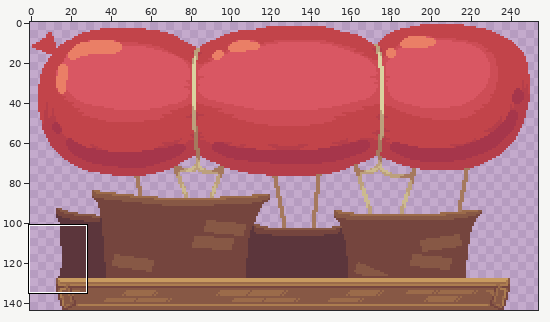
File history of a pixel-art file, gfx/zeppelin.aseprite. Above, an overview of the earlier version with the close-up marked.
Close-up. Old version:
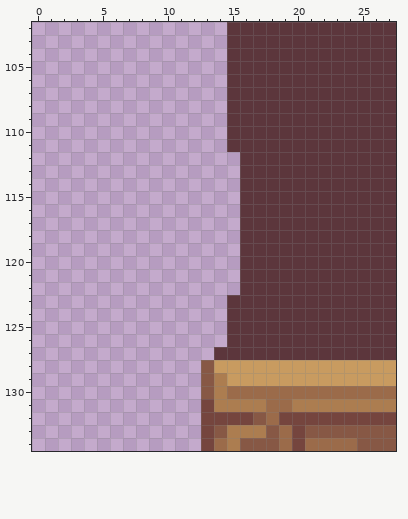
256x144 pixels, 1 frame. Shown: x 0..27, y 102..134. The wide view leaves out empty margins.
The same view after the edit:
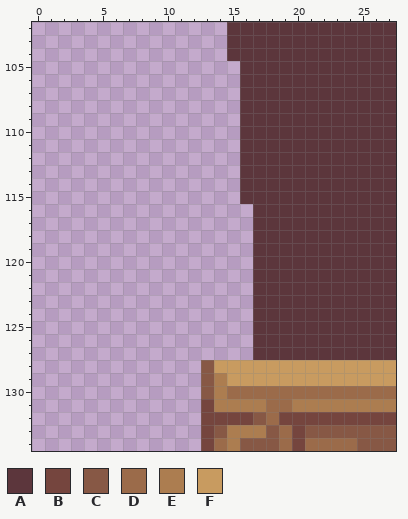
Palette (. is transparent): A #5c363c  B #75453e  C #875845  D #9b6b4a  E #ac7d50  F #c89b60
Changes in this commit:
Colour A is gone in rows 105 to 111 at x 15; in rows 116 to 122 at x 16; in rows 123 to 126 at x 15 to 16; in row 127 at x 14 to 16.
Where, in picture pixels (left, top, right, bottom), the same in both close-ups:
erased: (214, 61, 253, 360)
